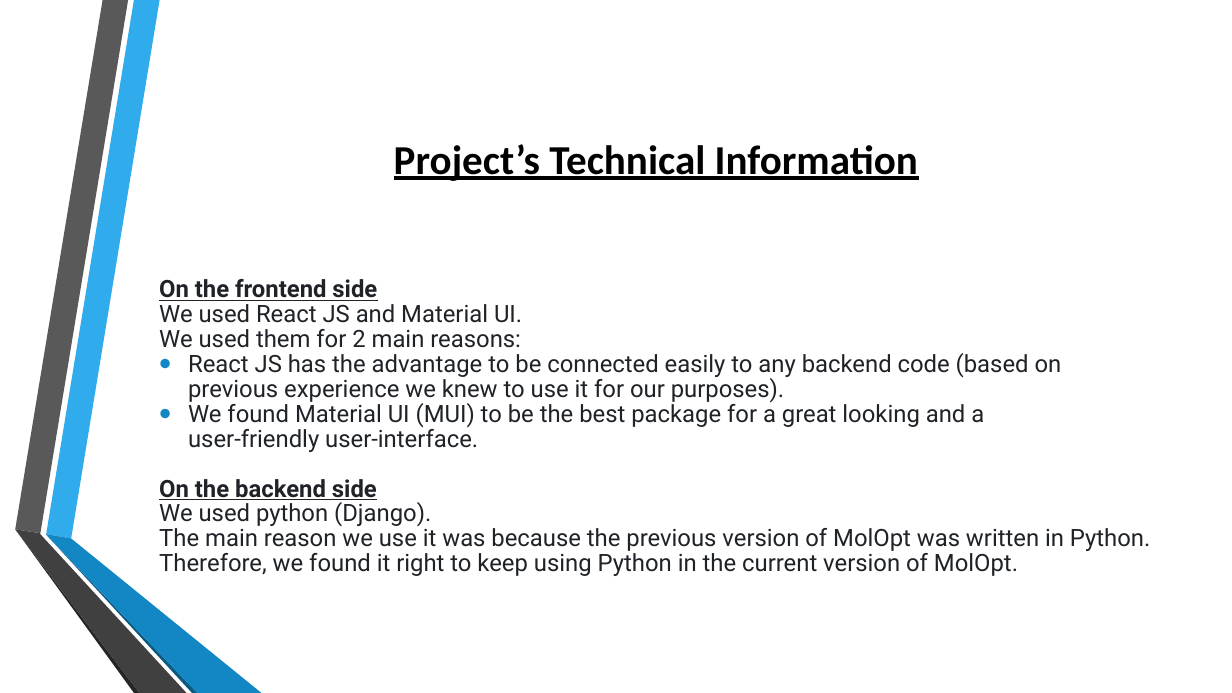
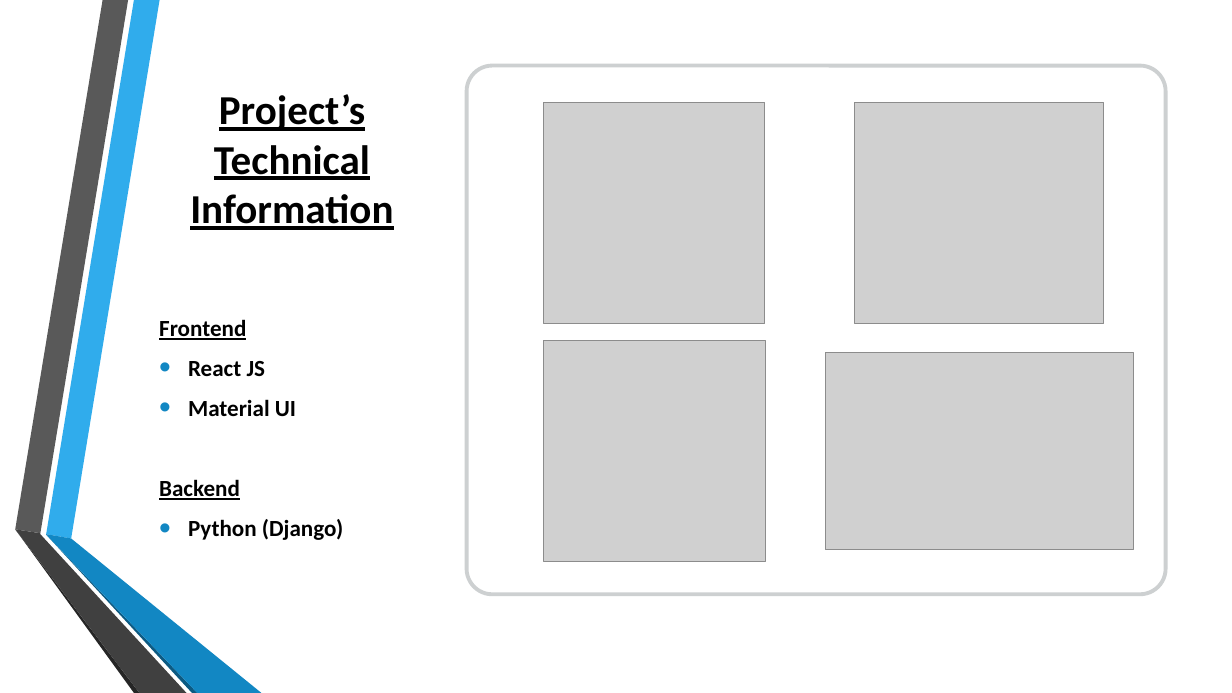
Before and after one commit to csbarak/MolOpt_Students_2023, a slide deck: slide 5 of Documents/Molopt - Full Project Presentation.pptx. Drawn at 1232x693 pixels with LibreOffice and Linux fonts; fonts in the diff are those of the drawing; grey boxes stand for pictures; background and template pictures are left out. Boxes give left, top, right and bottom in pixels: in the first picture for what was removed or moved away, otherwise in the second. Text is boxed around its words. In the diff, an @@ line names an element or a change of style, - is before the commit and + after.

Commit message:
Update Molopt - Full Project Presentation.pptx
Due to Ehud request

```diff
--- a/Documents/Molopt - Full Project Presentation.pptx
+++ b/Documents/Molopt - Full Project Presentation.pptx
@@ title "Project’s Technical Information" rewrapped from (394,144,918,181) to (190,94,393,230) @@
@@ rounded rectangle added at (467,66,1166,594), fill #FFFFFF, outline #979D9F 3 pt @@
@@ picture added at (543,103,765,324) @@
@@ picture added at (855,103,1104,324) @@
@@ text removed at (159,279,1150,576) @@
-On the frontend side
-We used React JS and Material UI.
-We used them for 2 main reasons:
-• React JS has the advantage to be connected easily to any backend code (based on previous experience we knew to use it for our purposes).
-• We found Material UI (MUI) to be the best package for a great looking and a
-  user-friendly user-interface.
-On the backend side
-We used python (Django).
-The main reason we use it was because the previous version of MolOpt was written in Python.
-Therefore, we found it right to keep using Python in the current version of MolOpt.
@@ text added at (159,319,343,540), 18 pt, text #000000, bold @@
+Frontend
+• React JS
+• Material UI
+Backend
+• Python (Django)
@@ picture added at (544,340,766,562) @@
@@ picture added at (825,352,1133,550) @@
```
Also in this commit, not shown: 7 other slides changed, 3 slides added.
